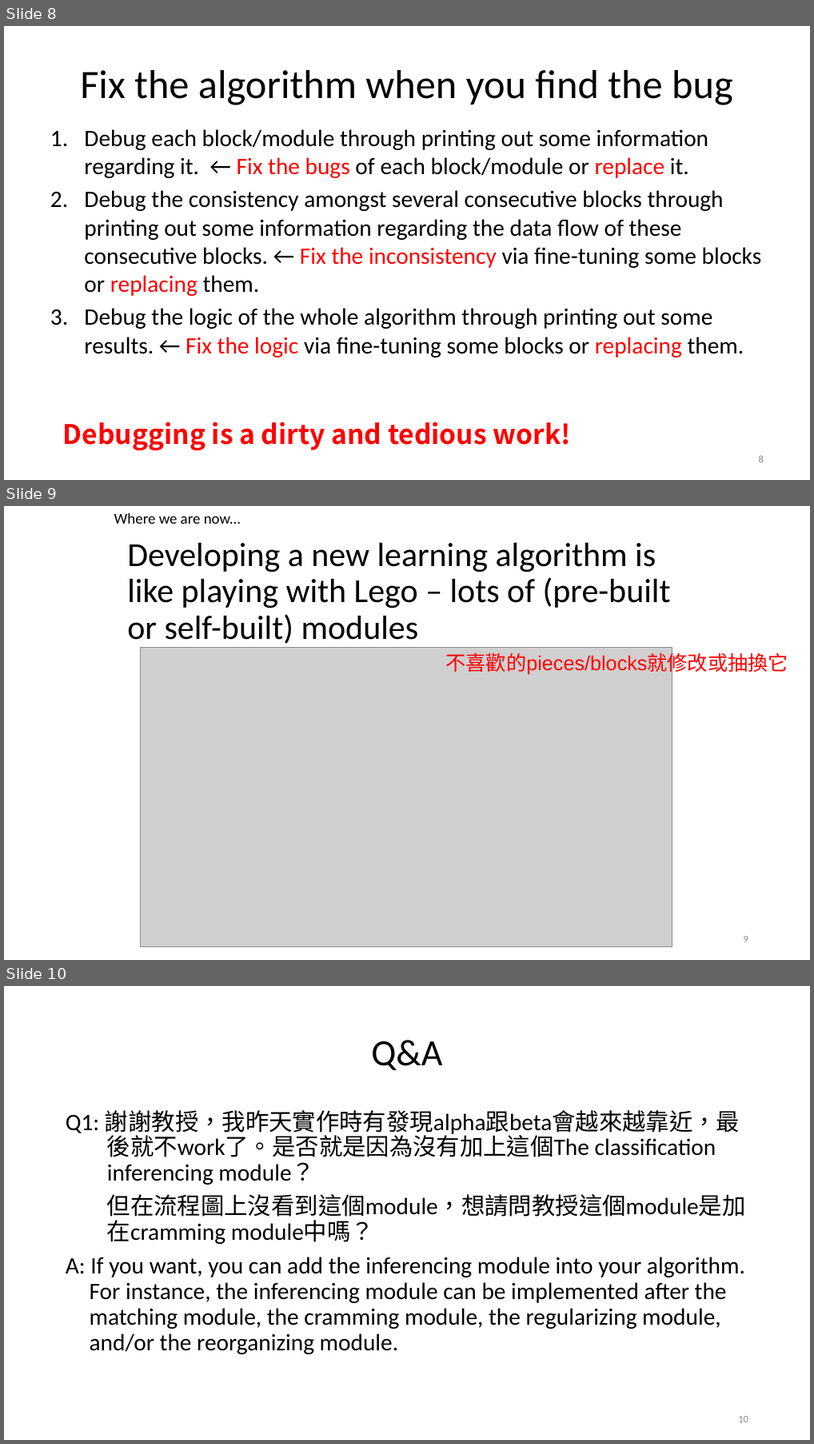
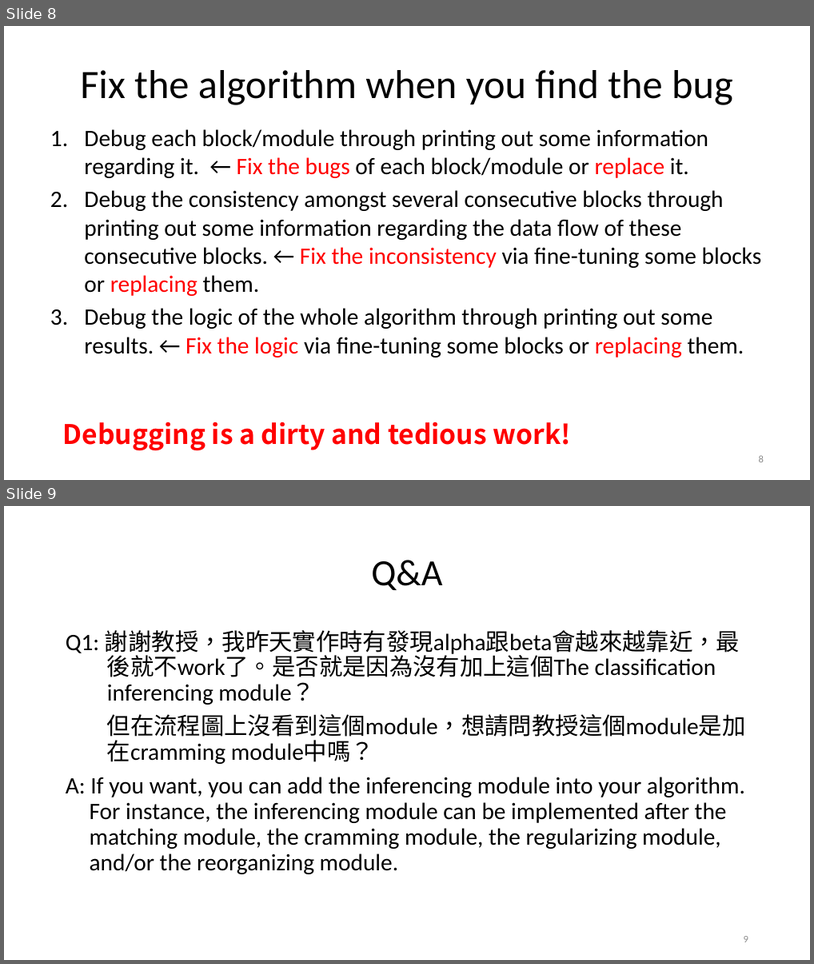
Before and after one commit to DpRams/New-Learning-Algorithm, a slide deck: 11 How to debug the new learning algorithms.pptx. Shown one above the other, each under a label of ours: slides 8, 9 and 10 before the commit, slides 8 and 9 after it. The pictures are 814x1444 and 814x964 pixels, drawn with LibreOffice and Linux fonts; fonts in the diff are those of the drawing; grey boxes stand for pictures. Boxes give left, top, right and bottom in pixels: in the first picture for what was removed or moved away, otherwise in the second. Text is boxed around its words. In the diff, an @@ line names an element or a change of style, - is before the commit and + after.

```diff
--- a/11 How to debug the new learning algorithms.pptx
+++ b/11 How to debug the new learning algorithms.pptx
@@ slide 9 removed at [4, 506, 810, 960], background #FFFFFF @@
@@ text removed at [114, 513, 241, 524] @@
-Where we are now...
@@ title removed at [127, 543, 671, 644] @@
-Developing a new learning algorithm is like playing with Lego – lots of (pre-built or self-built) modules
@@ picture removed at [141, 647, 673, 947] @@
@@ text removed at [446, 649, 788, 676] @@
-不喜歡的pieces/blocks就修改或抽換它
@@ page number removed at [744, 936, 749, 942] @@
-9
@@ what was slide 10 is now slide 9 @@
@@ page number at [744, 936, 749, 942]: text changed @@
-10
+9
```
Also in this commit, not shown: 6 other files.
